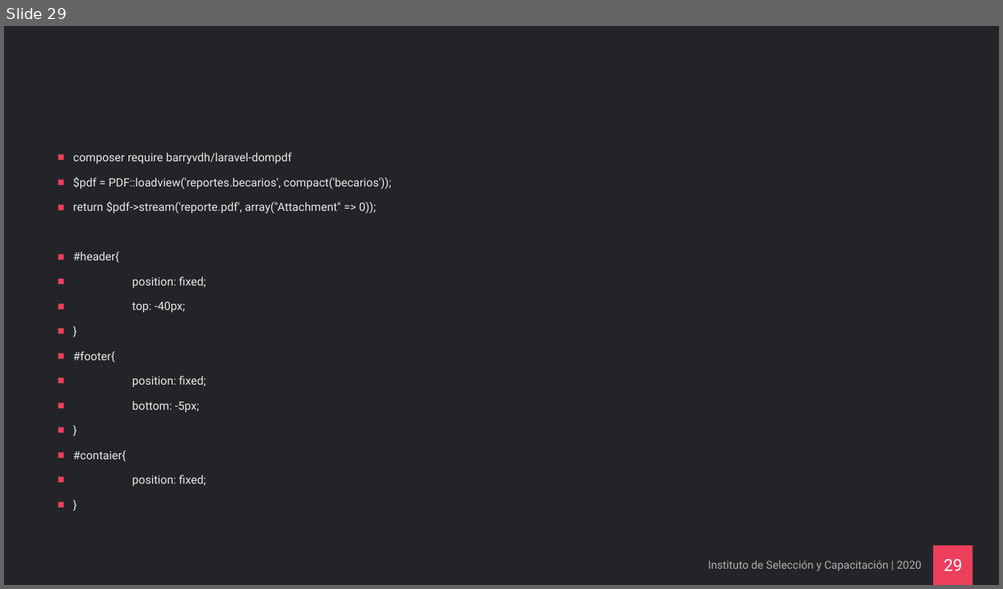
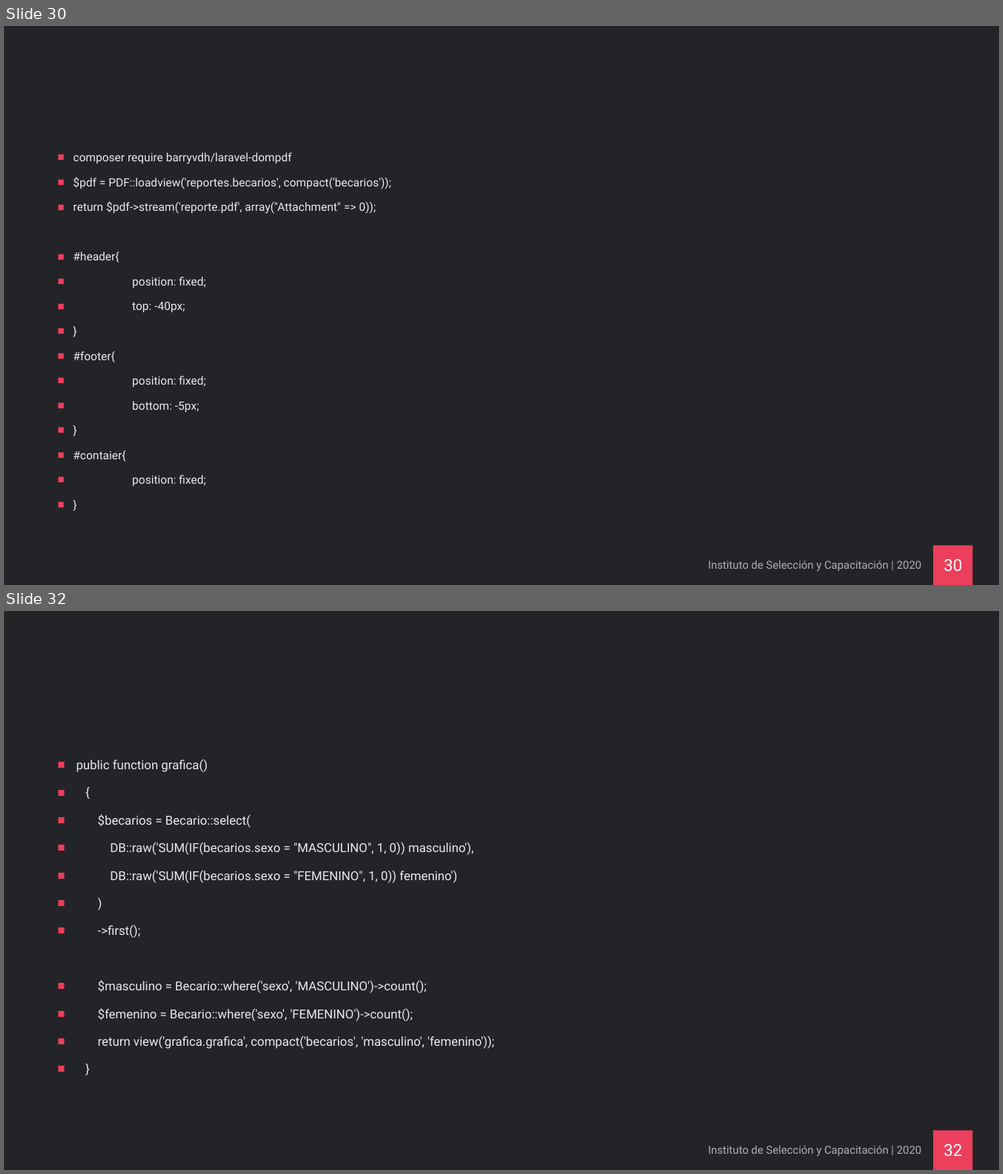
Before and after one commit to ricardo77a/curso-laravel-intermedio-dev, a slide deck: Curso Laravel Intermedio.pptx. Shown one above the other, each under a label of ours: slide 29 before the commit, slides 30 and 32 after it; the slides between them are not shown. The pictures are 1003x589 and 1003x1174 pixels, drawn with LibreOffice and Linux fonts; fonts in the diff are those of the drawing; background and template pictures are left out. Boxes give left, top, right and bottom in pixels: in the first picture for what was removed or moved away, otherwise in the second. Text is boxed around its words. In the diff, an @@ line names an element or a change of style, - is before the commit and + after.

```diff
--- a/Curso Laravel Intermedio.pptx
+++ b/Curso Laravel Intermedio.pptx
@@ slide 32 added at box(4, 611, 999, 1170), background #222427; not listed: 1 template element that a slide beside it also shows @@
@@ text added at box(77, 760, 494, 1049), 18 pt, text #EAEAEA @@
+■ public function grafica()
+■ {
+■ $becarios = Becario::select(
+■ DB::raw('SUM(IF(becarios.sexo = "MASCULINO", 1, 0)) masculino'),
+■ DB::raw('SUM(IF(becarios.sexo = "FEMENINO", 1, 0)) femenino')
+■ )
+■ ->first();
+■ $masculino = Becario::where('sexo', 'MASCULINO')->count();
+■ $femenino = Becario::where('sexo', 'FEMENINO')->count();
+■ return view('grafica.grafica', compact('becarios', 'masculino', 'femenino'));
+■ }
@@ text added at box(708, 1146, 921, 1156), 16 pt, text #B0B0B0 @@
+Instituto de Selección y Capacitación | 2020
@@ page number added at box(943, 1145, 962, 1156), 24 pt, text #FFFFFF @@
+32
@@ what was slide 29 is now slide 30 @@
@@ page number at box(943, 560, 962, 571): text changed @@
-29
+30
```
Also in this commit, not shown: 3 other slides added.
